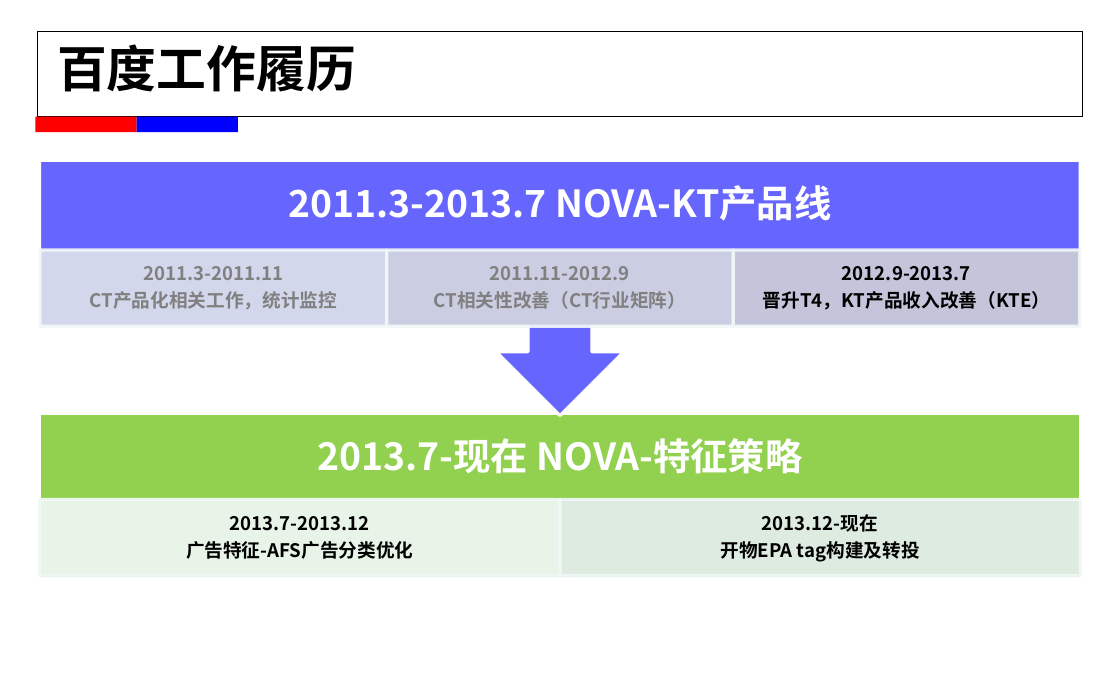
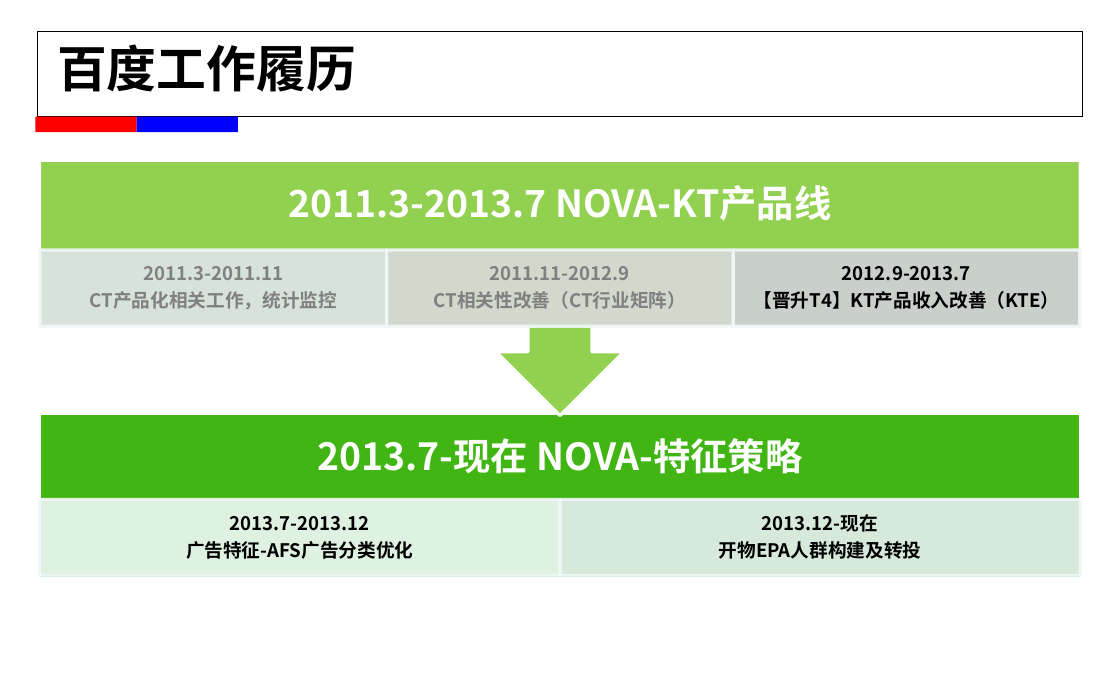
Before and after one commit to alexxyjiang/baidu-tech-report, a slide deck: slide 2 of For T5/蒋学渊_2015年春工作述职.pptx. Drawn at 1120x700 pixels with LibreOffice and Linux fonts; fonts in the diff are those of the drawing; background and template pictures are left out. Boxes give left, top, right and bottom in pixels: in the first picture for what was removed or moved away, otherwise in the second. Text is boxed around its words. In the diff, an @@ line names an element or a change of style, - is before the commit and + after.

```diff
--- a/For T5/蒋学渊_2015年春工作述职.pptx
+++ b/For T5/蒋学渊_2015年春工作述职.pptx
@@ up arrow callout at <box>39,160,1080,416</box>: fill #6666FF to #92D050 @@
@@ rectangle at <box>386,250,732,326</box>: fill #D5D8E3 at 90% opacity to #D9D9D9 at 90% opacity @@
@@ text at <box>754,291,1060,309</box>: text changed @@
-晋升T4，KT产品收入改善（KTE）
+【晋升T4】KT产品收入改善（KTE）
@@ rectangle at <box>39,413,1080,579</box>: fill #92D050 to #41B513 @@
@@ text at <box>719,541,922,559</box>: text changed @@
-开物EPA tag构建及转投
+开物EPA人群构建及转投
```
Also in this commit, not shown: 3 other slides changed, 1 slide added, 2 slides removed, 6 other files.
